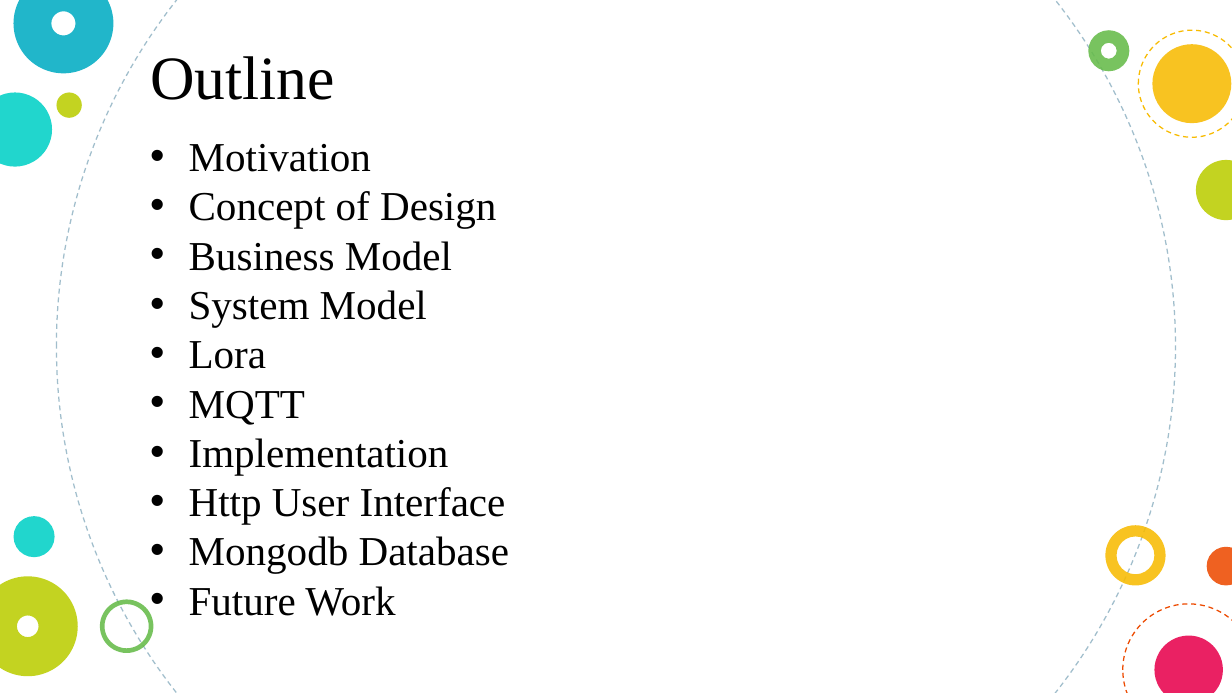
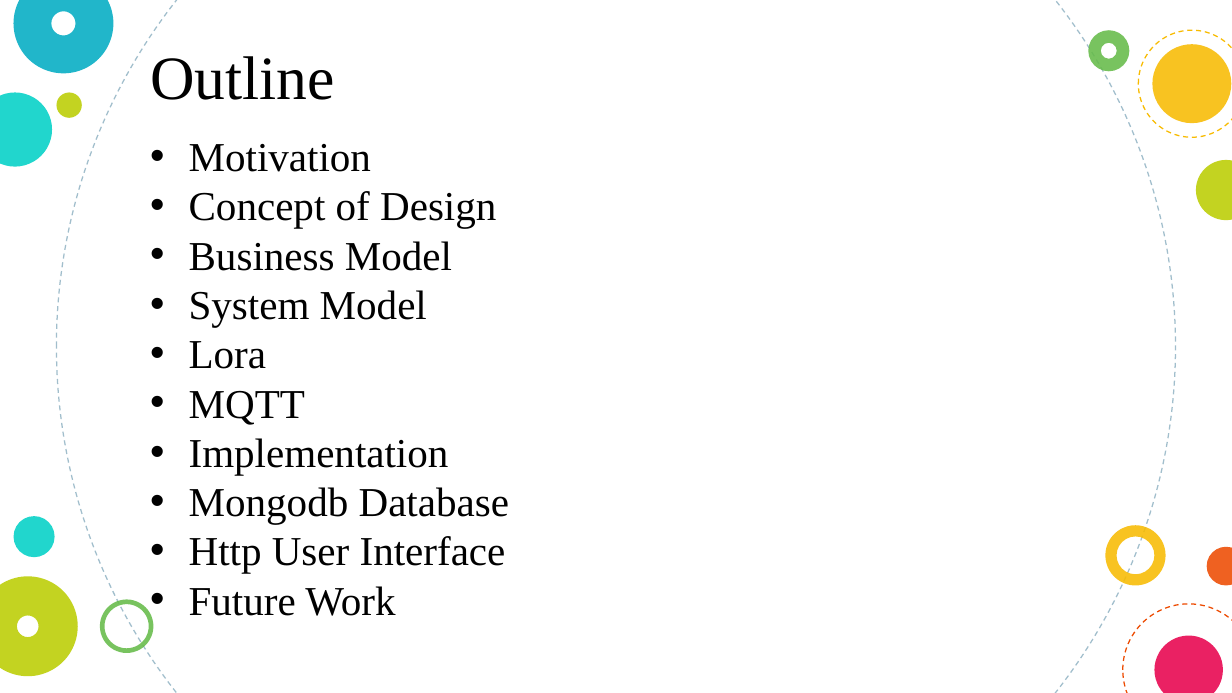
Before and after one commit to frank555076/CSXFinalPpt, a slide deck: slide 2 of lora mongodb final presentation.pptx. Drawn at 1232x693 pixels with LibreOffice and Linux fonts; fonts in the diff are those of the drawing. Boxes give left, top, right and bottom in pixels: in the first picture for what was removed or moved away, otherwise in the second. Text is boxed around its words. In the diff, an @@ line names an element or a change of style, - is before the commit and + after.

Commit message:
V4

```diff
--- a/lora mongodb final presentation.pptx
+++ b/lora mongodb final presentation.pptx
@@ text at bbox=[189, 487, 509, 524]: paragraph added @@
+      • Mongodb Database
@@ text at bbox=[189, 536, 509, 573]: paragraph removed @@
-      • Mongodb Database
```
Also in this commit, not shown: 1 other slide changed, 2 slides added.
